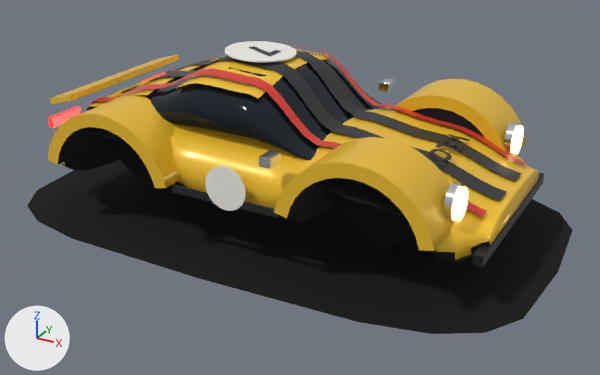
The glTF model art/models/car-4.glb, before and after one commit.
Camera for both pictures: a 50 mm lens placed at (2.68, -4.73, 2.57), pointed at (0.13, -0.1, 0.25). The axes (+X, +Y, +Z) are drawn at lower left. The lights are the same throughout. The picture after the commit comes second. Vertices at exactly the same position are counted once.

The first picture shows 'car-4'.
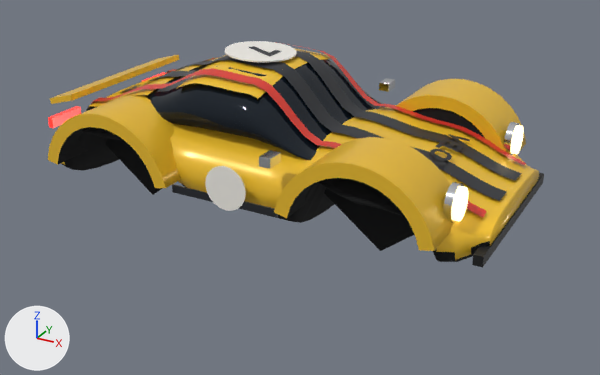
What differs and where, as boxes [x1, y1, x2, y2] in the pictures (600 x 375 px):
```json
{"object": "car-4", "change": "reshaped", "before": [27, 41, 573, 334], "after": [48, 41, 544, 267], "on screen": "9% narrower, 23% shorter"}
{"part": 1, "of": "me_body", "change": "deleted", "before": [27, 159, 573, 334]}
```

Edits to the scene script, one JSON object a line:
```json
{"block": "me_body", "where": "# used by ob_car_4; location = (0.0, 0.0, 0.0)"}
{"op": "remove", "block": "me_body", "code": "me_body.from_pydata(...)  # 3248 vertices, 5749 faces; spans x -1.9..1.9, y -1.14..1.14, z 0.01..1.16"}
{"op": "add", "block": "me_body", "code": "me_body.from_pydata(...)  # 3207 vertices, 5689 faces; spans x -1.62..1.61, y -0.95..0.95, z 0.13..1.16"}
{"block": "me_body", "change": "me_body part 1: the loose piece of 41 vertices spanning x -1.9..1.9, y -1.14..1.14, z 0.01 is deleted"}
{"op": "remove", "block": "me_body", "code": "me_body.materials.append(mat_contact)"}
```
